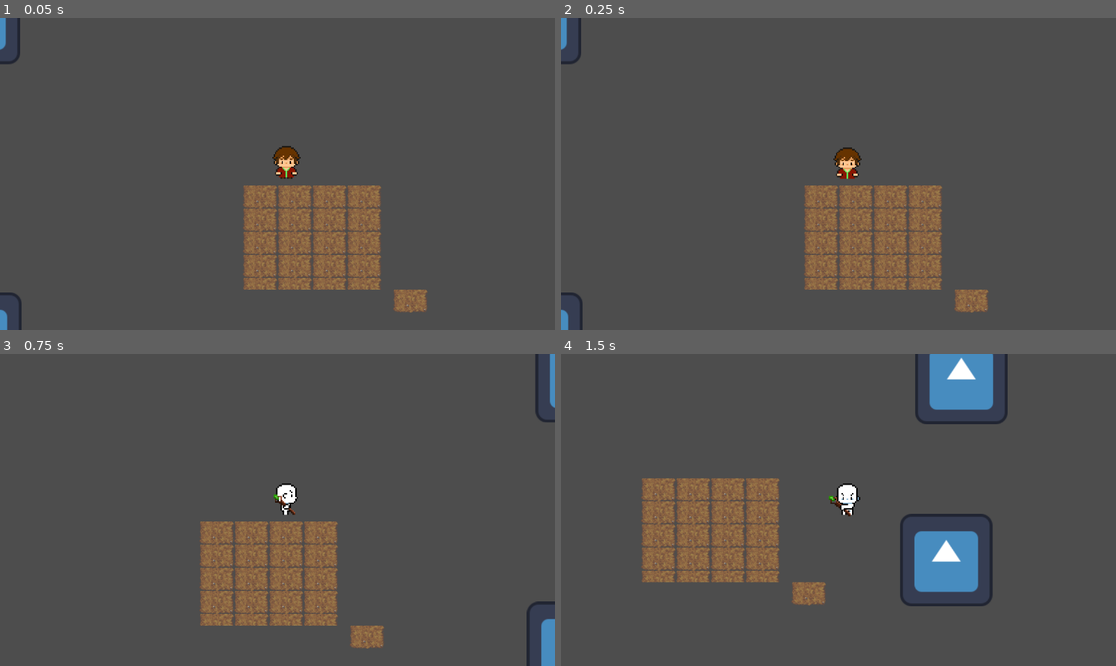
Above: before the commit, frames 1-4 (two rows, left to right).
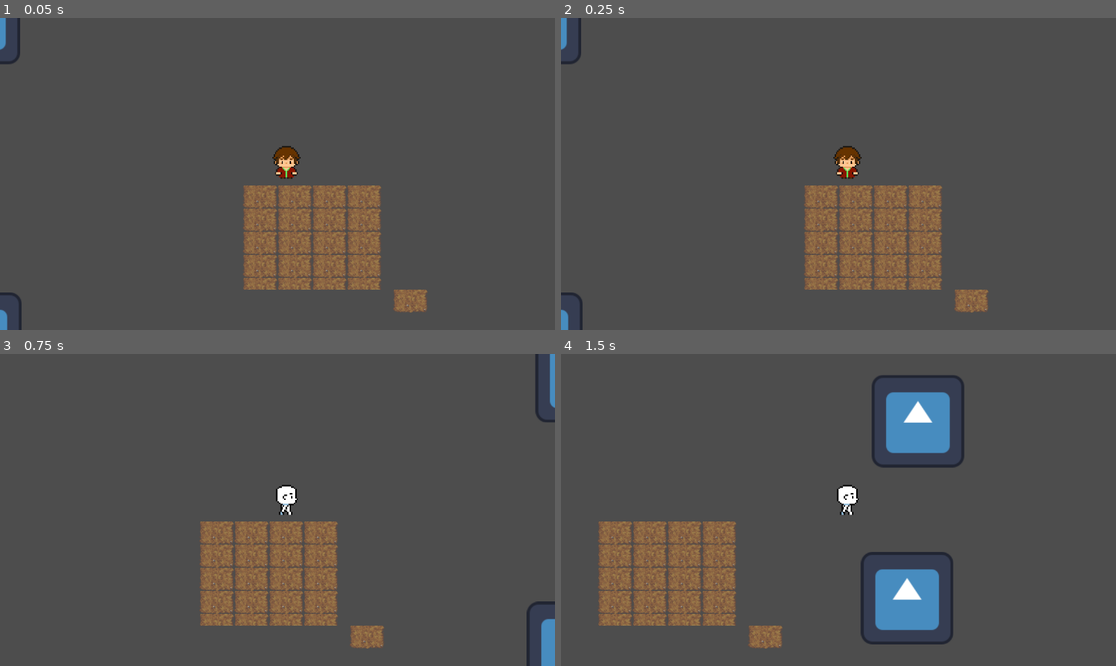
Above: after the commit, the same moments.

Repository: AlexGarciaPrada/Zelda-like-Game
Game: Godot game, scene res://PruebasAlex.tscn
Same seed, same stepped clock (60 frames per second), same inputs: the game is played once before the commit and once after it. The engine's default icon, where the game draws it, is replaced by a stand-in: a white triangle on a blue panel in a dark square.
Inputs:
- Up to frame 1 (0.05 s): no input
- Up to frame 2 (0.25 s): no input
- Up to frame 3 (0.75 s): tap Enter at 0.5 s; hold Right (ui_right) from 0.53 s (still down); tap M (Attack) at 0.6 s
- Up to frame 4 (1.5 s): release Right (ui_right) at 1.28 s; hold Down (ui_down) from 1.28 s (still down); tap M (Attack) at 1.35 s

Frame 1 is identical in both runs. In frame 2, 0.2% of the frame differs, in the area x 49-55%, y 40-52%; in frame 3, 0.2%; in frame 4, 21%, in the area x 6-81%, y 0-95%.

Commit message:
ataque hacia abajo wizard

Diff:
--- a/ShortAttack.gd
+++ b/ShortAttack.gd
@@ -54,7 +54,7 @@
 func _short_attack():
 	if Input.is_action_just_pressed("Attack") and is_not_previously_attacking() and !is_attacking:
 		is_attacking = true
-		animation.play("attack " + clue)
+		animation.play("attack " + clue + " wizard")
 		match clue:
 			"right":
 				weaponr.visible = true
--- a/Wizard.tscn
+++ b/Wizard.tscn
@@ -1,10 +1,11 @@
-[gd_scene load_steps=71 format=3 uid="uid://2ub8tjjgslhi"]
+[gd_scene load_steps=75 format=3 uid="uid://2ub8tjjgslhi"]
 
 [ext_resource type="Script" path="res://ShortAttack.gd" id="1_oux7l"]
 [ext_resource type="Texture2D" uid="uid://brra152o3c87p" path="res://Assets Videojuego/Sprites/Personajes/Down/Attack/Abajo attack cerca.png" id="2_2knl1"]
 [ext_resource type="Texture2D" uid="uid://bl3ikjsloy3mt" path="res://Assets Videojuego/Sprites/Personajes/Down/Idle/Abajo idle.png" id="2_5a2m7"]
 [ext_resource type="Texture2D" uid="uid://c22by4prvkljp" path="res://Assets Videojuego/Sprites/Personajes/Down/Walk/Abajo.png" id="2_6egme"]
 [ext_resource type="Texture2D" uid="uid://cyvrbpeckvqe0" path="res://Assets Videojuego/Sprites/Personajes/Left/Attack/Izquierda attack cerca.png" id="3_bucp0"]
+[ext_resource type="Texture2D" uid="uid://drw8hnhfx6w5s" path="res://Assets Videojuego/Sprites/Personajes/Down/Attack/Abajo prota attack verde.png" id="3_sou3v"]
 [ext_resource type="Texture2D" uid="uid://cc70unaca17v6" path="res://Assets Videojuego/Sprites/Personajes/Up/Idle/Arriba idle.png" id="3_yuej2"]
 [ext_resource type="Texture2D" uid="uid://byih3xsfp4nsc" path="res://Assets Videojuego/Sprites/Personajes/Right/Attack/Derecha attack cerca.png" id="4_woond"]
 [ext_resource type="Texture2D" uid="uid://dumv7hxlkhyoc" path="res://Assets Videojuego/Sprites/Personajes/Right/Idle/Derecha idle.png" id="4_yhna1"]
@@ -34,6 +35,18 @@
 atlas = ExtResource("2_2knl1")
 region = Rect2(0, 32, 32, 32)
 
+[sub_resource type="AtlasTexture" id="AtlasTexture_upgg6"]
+atlas = ExtResource("3_sou3v")
+region = Rect2(0, 0, 32, 32)
+
+[sub_resource type="AtlasTexture" id="AtlasTexture_swa4y"]
+atlas = ExtResource("3_sou3v")
+region = Rect2(32, 0, 32, 32)
+
+[sub_resource type="AtlasTexture" id="AtlasTexture_ys7or"]
+atlas = ExtResource("3_sou3v")
+region = Rect2(0, 32, 32, 32)
+
 [sub_resource type="AtlasTexture" id="AtlasTexture_u7gmg"]
 atlas = ExtResource("3_bucp0")
 region = Rect2(0, 0, 32, 32)
@@ -236,6 +249,20 @@
 }],
 "loop": false,
 "name": &"attack down",
+"speed": 5.0
+}, {
+"frames": [{
+"duration": 1.0,
+"texture": SubResource("AtlasTexture_upgg6")
+}, {
+"duration": 1.0,
+"texture": SubResource("AtlasTexture_swa4y")
+}, {
+"duration": 1.0,
+"texture": SubResource("AtlasTexture_ys7or")
+}],
+"loop": true,
+"name": &"attack down wizard",
 "speed": 5.0
 }, {
 "frames": [{
@@ -471,8 +498,8 @@
 position = Vector2(13.25, -14)
 scale = Vector2(1.875, 1.875)
 sprite_frames = SubResource("SpriteFrames_p3m2i")
-animation = &"idle down wizard"
-frame_progress = 0.522935
+animation = &"attack down wizard"
+frame_progress = 0.0235418
 
 [node name="Weapon" parent="." instance=ExtResource("10_exo8t")]
 visible = false
Binary file added: Assets Videojuego/Sprites/Personajes/Down/Attack/Abajo prota attack verde.png
Not shown, added: Assets Videojuego/Sprites/Personajes/Down/Attack/Abajo prota attack verde.png.import
Not shown, added: Assets Videojuego/Sprites/Personajes/Down/Attack/Abajo prota attack verde-20240603-185802.piskel
